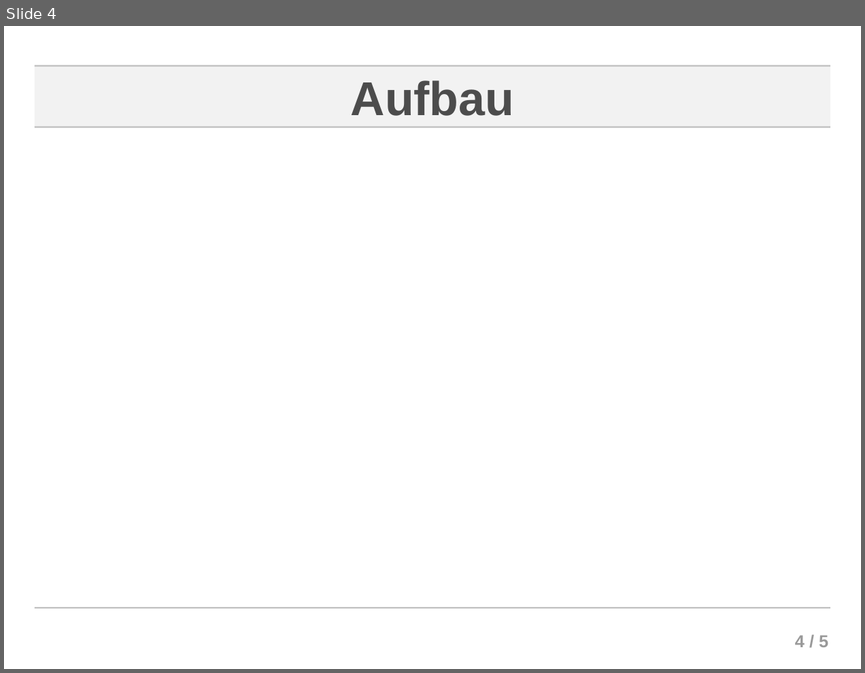
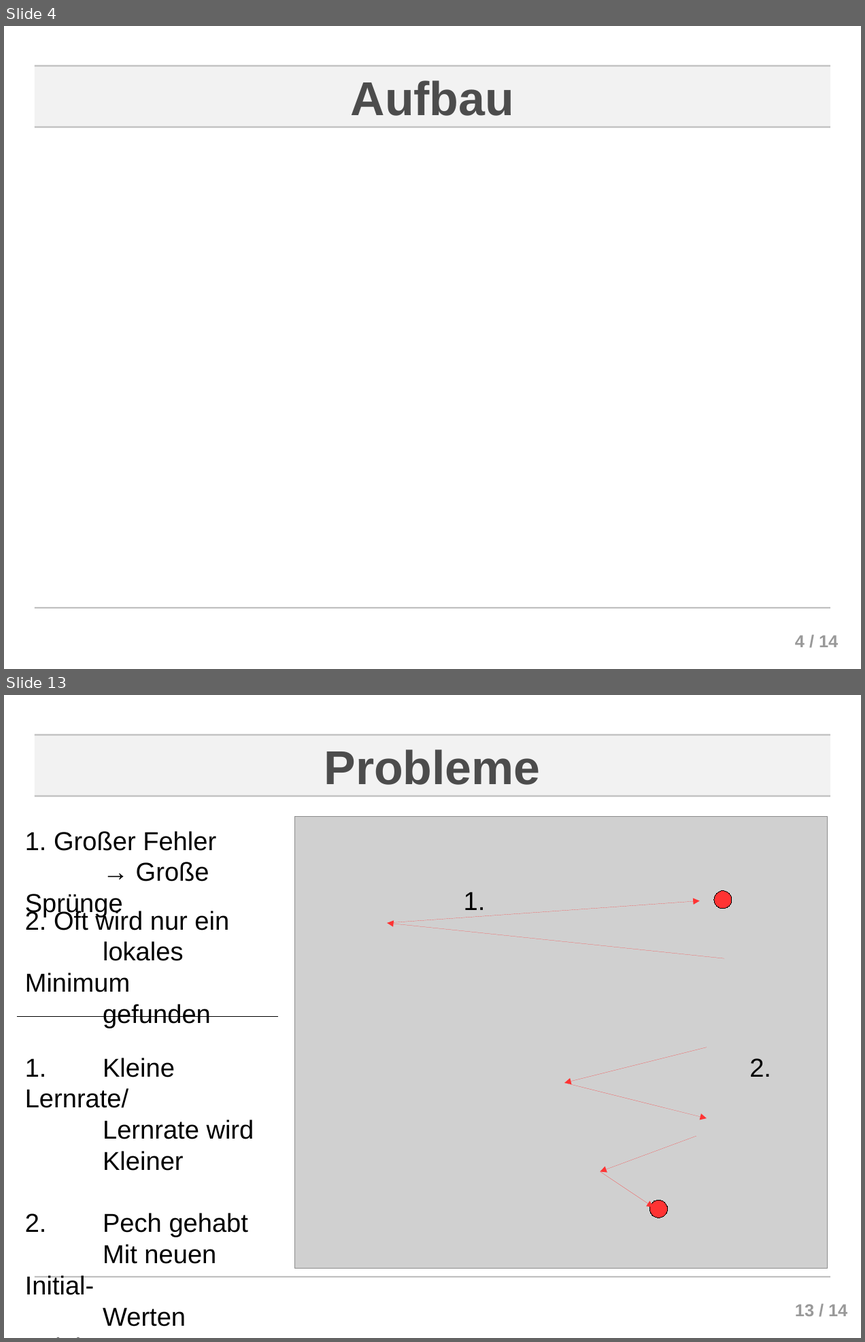
Before and after one commit to ChornHulio/Neuronale-Netze-Seminar, a slide deck: presentation/presentation.odp. Shown one above the other, each under a label of ours: slide 4 before the commit, slides 4 and 13 after it; the slides between them are not shown. The pictures are 865x673 and 865x1342 pixels, drawn with LibreOffice and Linux fonts; fonts in the diff are those of the drawing; grey boxes stand for pictures; background and template pictures are left out. Boxes give left, top, right and bottom in pixels: in the first picture for what was removed or moved away, otherwise in the second. Text is boxed around its words. In the diff, an @@ line names an element or a change of style, - is before the commit and + after.

```diff
--- a/presentation/presentation.odp
+++ b/presentation/presentation.odp
@@ slide 13 added at <box>4,695,861,1338</box>, background #FFFFFF; not listed: 5 template elements that a slide beside it also shows @@
@@ title added at <box>324,749,541,785</box>, 44 pt, text #4C4C4C, bold @@
+Probleme
@@ text added at <box>25,831,216,917</box>, 24 pt, text #000000 @@
+1. Großer Fehler
+→ Große Sprünge
@@ group added at <box>295,816,827,1268</box>: 6 arrows, 2 ellipses, 2 texts, 1 picture @@
+2.
+1.
@@ text added at <box>25,909,229,1028</box>, 24 pt, text #000000 @@
+2. Oft wird nur ein
+lokales Minimum
+gefunden
@@ line added from (17, 1016) to (277, 1016), #000000 0 pt @@
@@ text added at <box>25,1057,254,1326</box>, 24 pt, text #000000 @@
+1. Kleine Lernrate/
+Lernrate wird
+Kleiner
+2. Pech gehabt
+Mit neuen Initial-
+Werten trainieren
@@ page number at <box>795,635,838,647</box>: text changed @@
-4 / 5
+4 / 14
```
Also in this commit, not shown: 9 other slides added, 1 slide removed.
